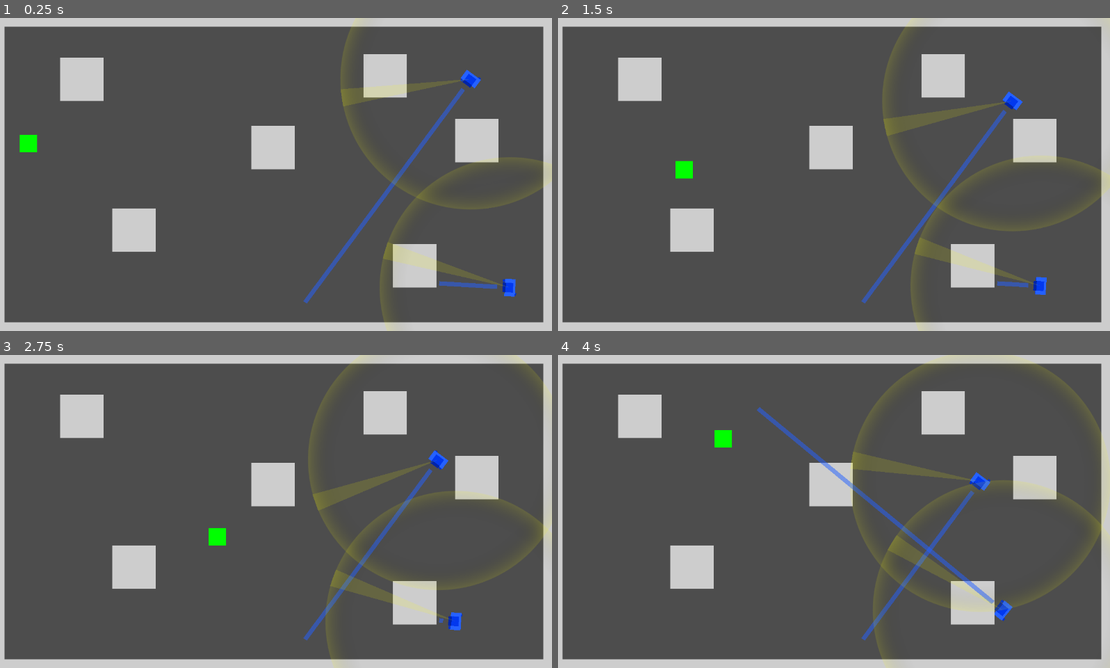
Above: before the commit, frames 1-4 (two rows, left to right).
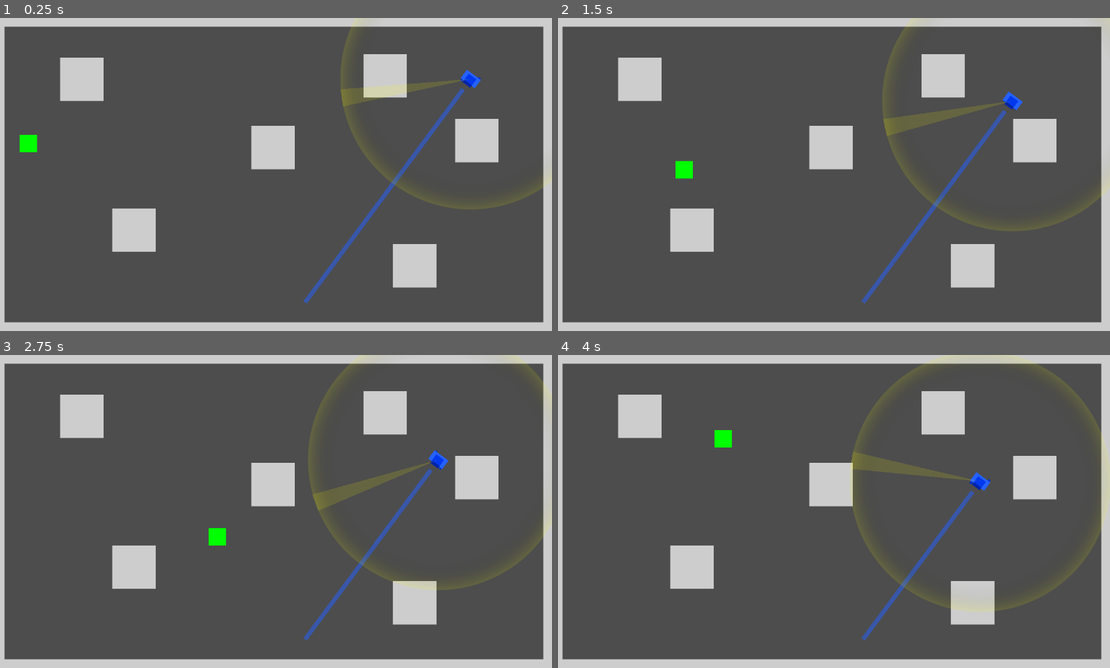
Above: after the commit, the same moments.

Repository: Toxe/godot-state-machines
Game: Godot game, scene res://scenes/main.tscn
Same seed, same stepped clock (60 frames per second), same inputs: the game is played once before the commit and once after it.
Inputs:
- Up to frame 1 (0.25 s): no input
- Up to frame 2 (1.5 s): tap Enter at 0.5 s; hold D (move_right) 0.53-1.28 s; hold Shift 0.53-1.28 s; hold S (move_down) from 1.28 s (still down); tap Shift at 1.35 s
- Up to frame 3 (2.75 s): release S (move_down) at 2.03 s; hold D (move_right) from 2.03 s (still down); hold Shift from 2.03 s (still down)
- Up to frame 4 (4 s): release D (move_right) at 2.78 s; release Shift at 2.78 s; hold W (move_up) 2.78-3.53 s; tap Shift at 2.85 s; hold A (move_left) from 3.53 s (still down); hold Shift from 3.53 s (still down)

The runs differ from the first frame. In frame 1, 0.8% of the frame differs, in the area x 69-100%, y 44-100%; in frame 2, 0.7%; in frame 3, 0.5%; in frame 4, 1.4%, in the area x 36-100%, y 16-100%.

Commit message:
Remove second blue guard

Diff:
--- a/scenes/world.tscn
+++ b/scenes/world.tscn
@@ -45,8 +45,5 @@
 [node name="Player" parent="." instance=ExtResource("2_x0ahe")]
 position = Vector2(75, 289)
 
-[node name="BlueGuard1" parent="." instance=ExtResource("3_atp2t")]
+[node name="BlueGuard" parent="." instance=ExtResource("3_atp2t")]
 position = Vector2(1100, 131)
-
-[node name="BlueGuard2" parent="." instance=ExtResource("3_atp2t")]
-position = Vector2(1195, 621)
